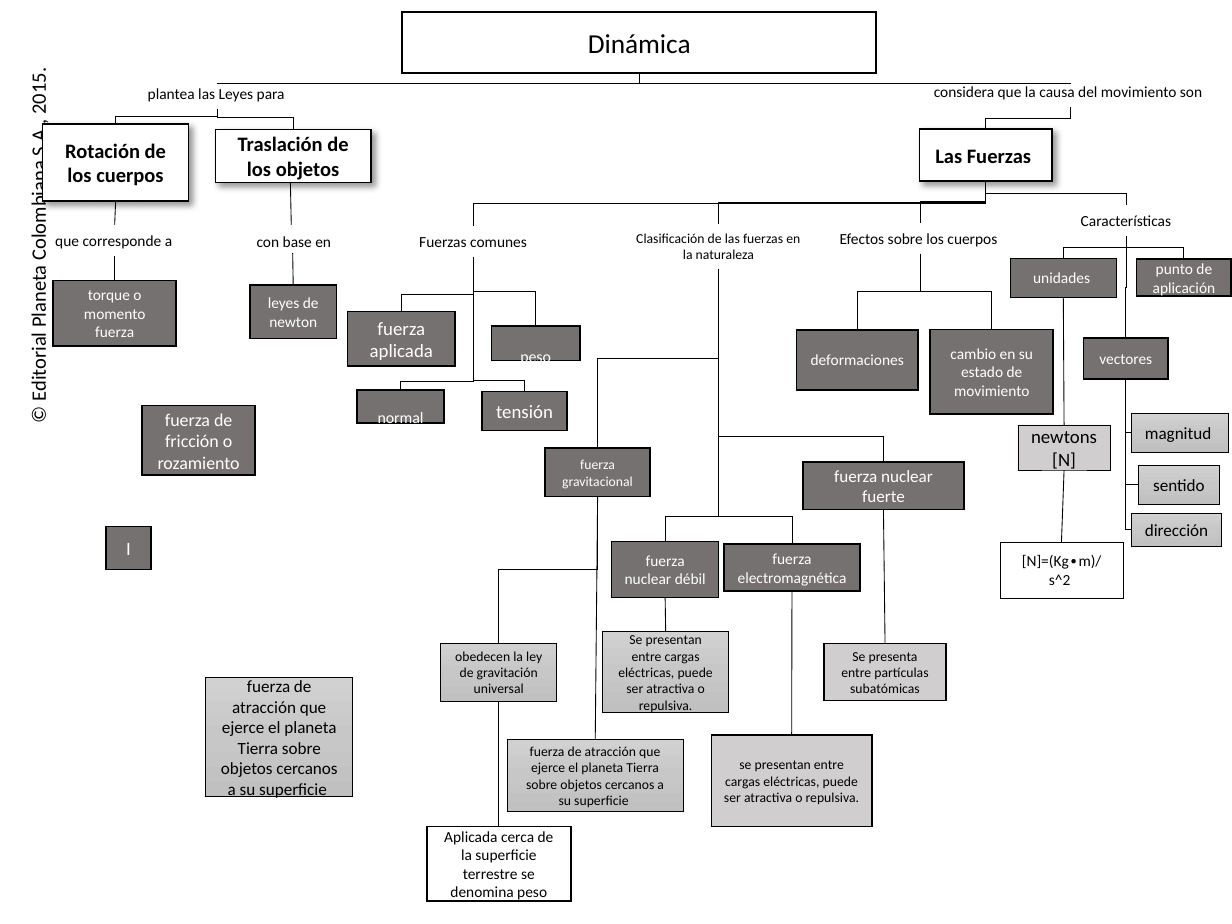
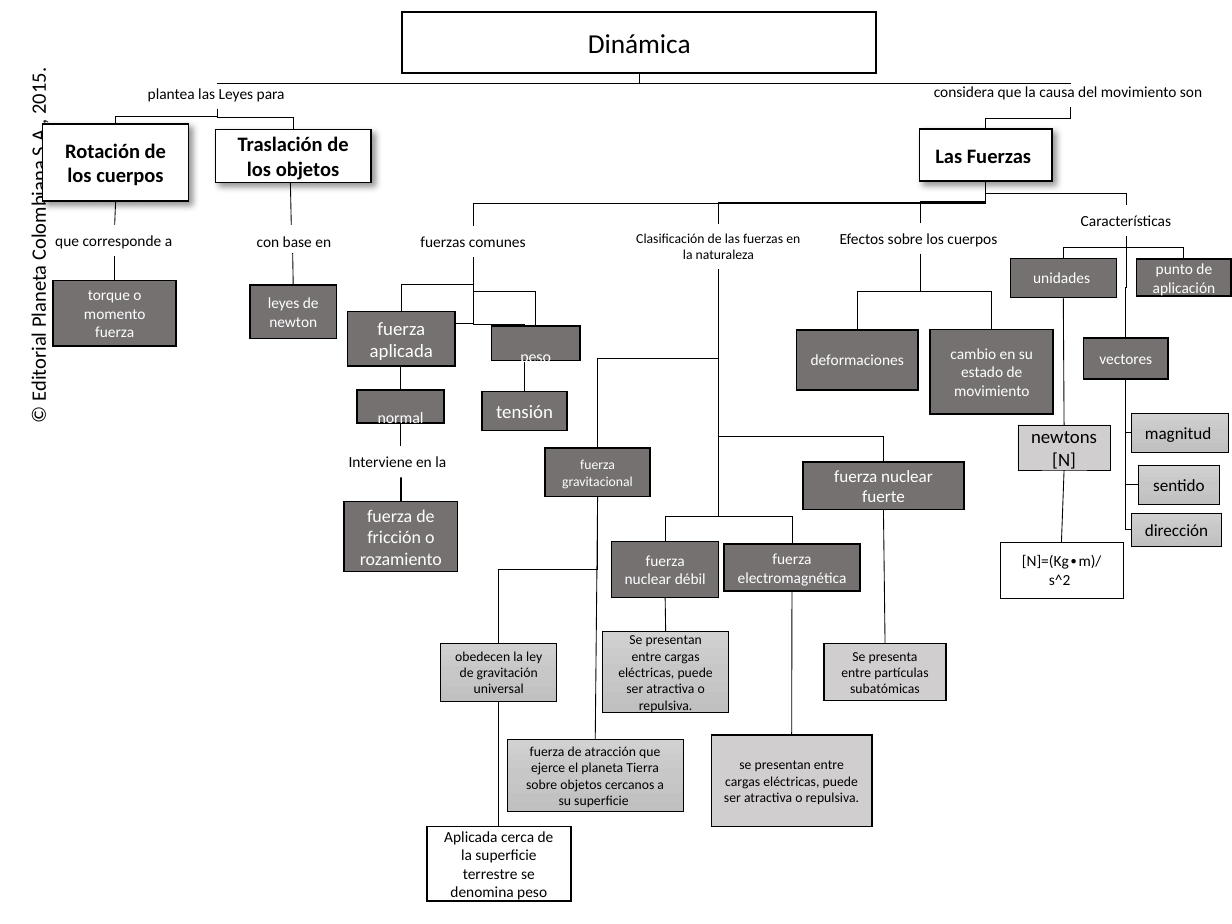
Before and after one commit to AulaPlanetaColombia/CienciasNaturales, a slide deck: slide 1 of fuentes/contenidos/grado10/guion04/CN_10_04.pptx. Drawn at 1232x924 pixels with LibreOffice and Linux fonts; fonts in the diff are those of the drawing; background and template pictures are left out. Boxes give left, top, right and bottom in pixels: in the first picture for what was removed or moved away, otherwise in the second. Text is boxed around its words. In the diff, an @@ line names an element or a change of style, - is before the commit and + after.

```diff
--- a/fuentes/contenidos/grado10/guion04/CN_10_04.pptx
+++ b/fuentes/contenidos/grado10/guion04/CN_10_04.pptx
@@ text at <box>420,236,526,247</box>: text changed @@
-Fuerzas comunes
+fuerzas comunes
@@ elbow line (473, 257) - (400, 389): route changed @@
@@ elbow line (473, 257) - (402, 312): route changed @@
@@ elbow line (473, 257) - (525, 392): route changed @@
@@ elbow line added from (400, 424) to (400, 501), #000000 1 pt @@
@@ text added at <box>349,456,446,467</box>, 9 pt, text #000000 @@
+Interviene en la
@@ rectangle "fuerza de fricción o rozamiento": place and size @@
-rectangle "fuerza de fricción o rozamiento" at <box>142,405,255,476</box>
+rectangle "fuerza de fricción o rozamiento" at <box>344,501,457,572</box>
@@ rectangle removed at <box>106,526,150,569</box> @@
-I
@@ rectangle removed at <box>206,678,354,797</box> @@
-fuerza de atracción que ejerce el planeta Tierra sobre objetos cercanos a su superficie
```
Also in this commit, not shown: 7 other files.
